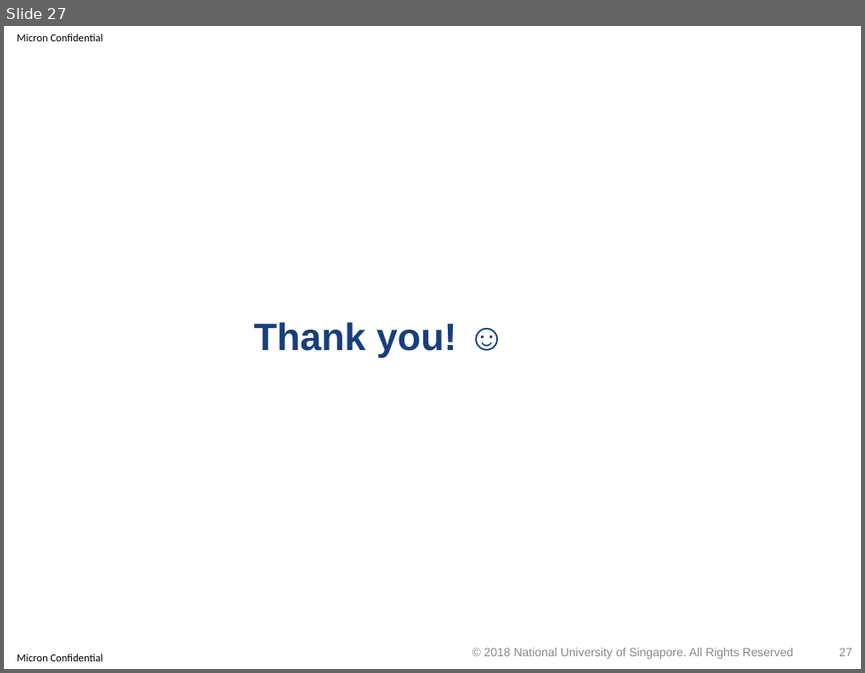
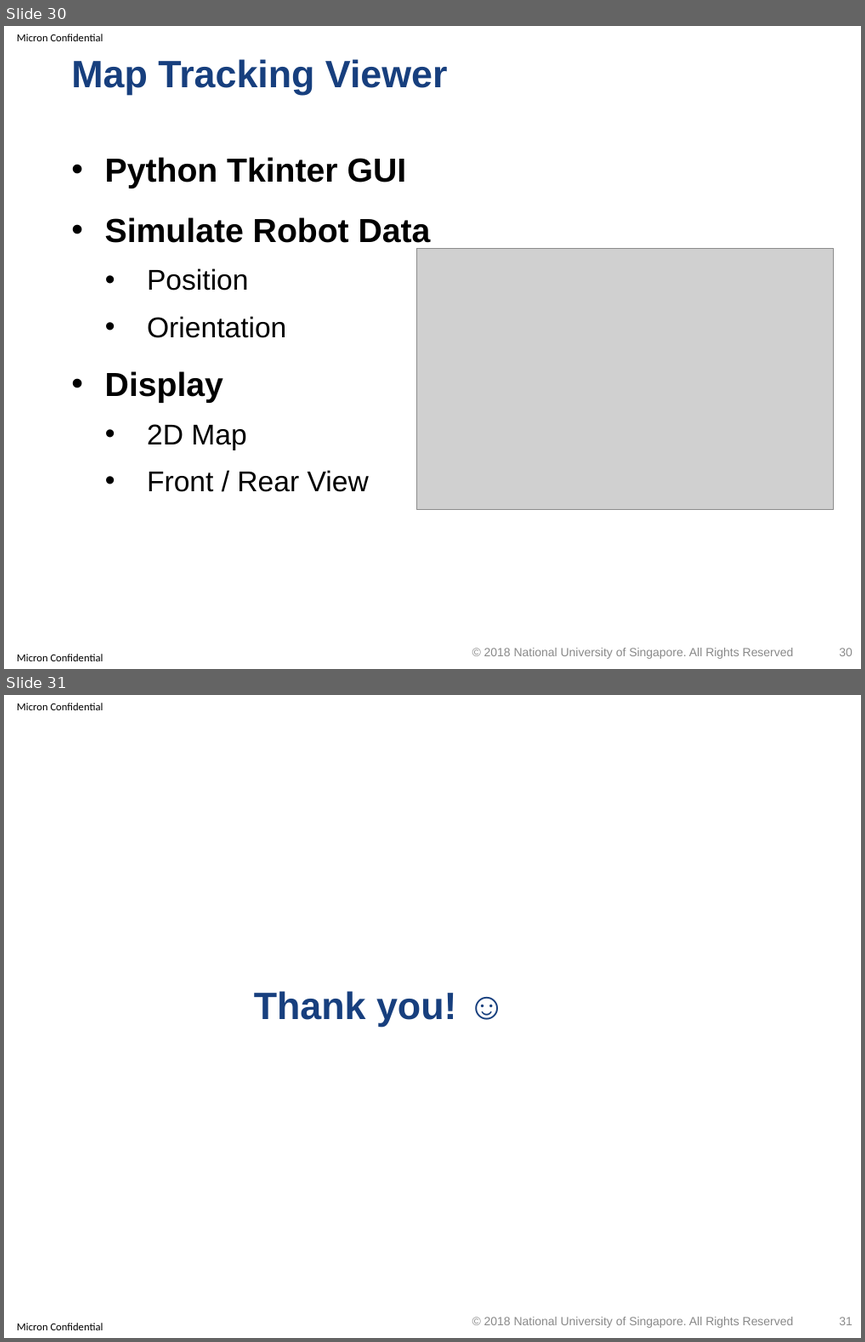
Before and after one commit to optimusium/3dscan, a slide deck: PracticeModule_Presentation.pptx. Shown one above the other, each under a label of ours: slide 27 before the commit, slides 30 and 31 after it. The pictures are 865x673 and 865x1342 pixels, drawn with LibreOffice and Linux fonts; fonts in the diff are those of the drawing; grey boxes stand for pictures; background and template pictures are left out. Boxes give left, top, right and bottom in pixels: in the first picture for what was removed or moved away, otherwise in the second. Text is boxed around its words. In the diff, an @@ line names an element or a change of style, - is before the commit and + after.

```diff
--- a/PracticeModule_Presentation.pptx
+++ b/PracticeModule_Presentation.pptx
@@ slide 30 added at box(4, 26, 861, 669), background #FFFFFF; not listed: 2 template elements that a slide beside it also shows @@
@@ title added at box(71, 59, 448, 95), 32 pt, text #173F7E, bold @@
+Map Tracking Viewer
@@ text added at box(105, 157, 431, 492), 28 pt, text #000000, bold @@
+• Python Tkinter GUI
+• Simulate Robot Data
+  • Position
+  • Orientation
+• Display
+  • 2D Map
+  • Front / Rear View
@@ picture added at box(417, 248, 834, 510) @@
@@ text added at box(484, 647, 794, 658), 10 pt, text #898989 @@
+© 2018 National University of Singapore. All Rights Reserved
@@ page number added at box(839, 647, 852, 656), 10 pt, text #8C8C8C @@
+30
@@ what was slide 27 is now slide 31 @@
@@ page number at box(839, 1316, 852, 1325): text changed @@
-27
+31
```
Also in this commit, not shown: 3 other slides added, 1 other file.
